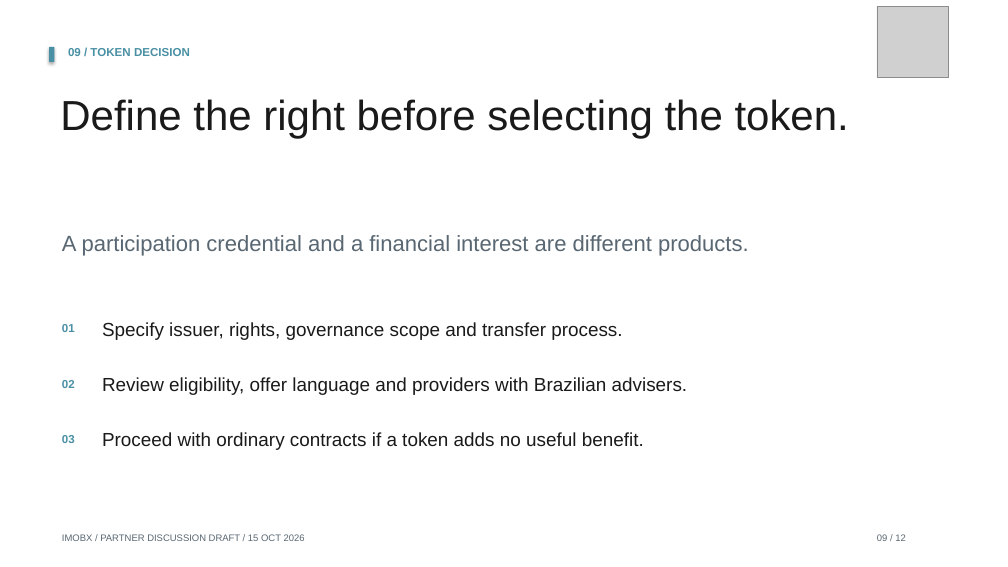
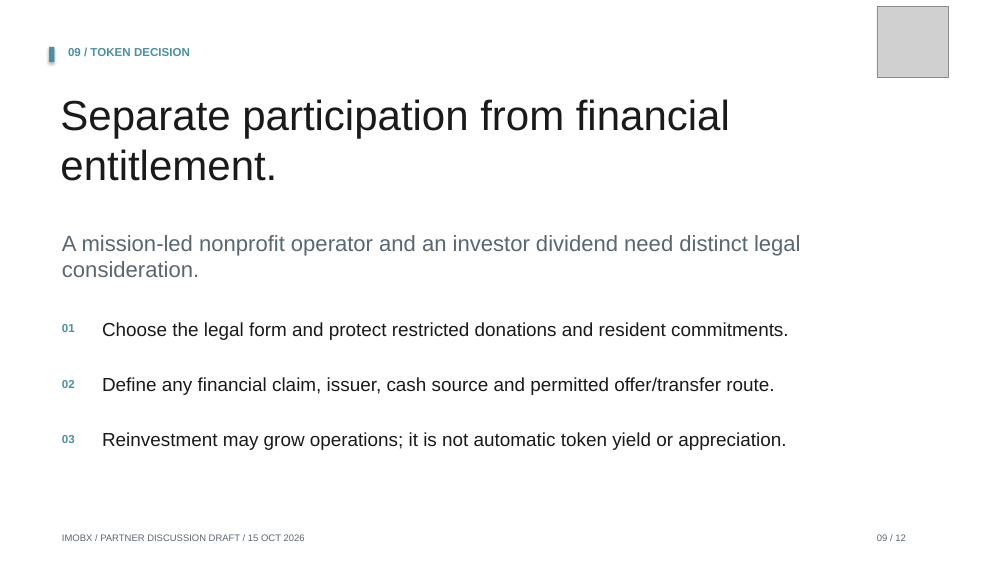
Before and after one commit to Siah-kin/imobx-website, a slide deck: slide 9 of pitchdeck.pptx. Drawn at 1008x567 pixels with LibreOffice and Linux fonts; fonts in the diff are those of the drawing; grey boxes stand for pictures. Boxes give left, top, right and bottom in pixels: in the first picture for what was removed or moved away, otherwise in the second. Text is boxed around its words. In the diff, an @@ line names an element or a change of style, - is before the commit and + after.

Commit message:
Explain IMOBX roadmap and governance; credit Rafael cost references

```diff
--- a/pitchdeck.pptx
+++ b/pitchdeck.pptx
@@ text at bbox=[60, 99, 730, 181]: text changed @@
-Define the right before selecting the token.
+Separate participation from financial entitlement.
@@ text at bbox=[62, 235, 801, 277]: text changed @@
-A participation credential and a financial interest are different products.
+A mission-led nonprofit operator and an investor dividend need distinct legal consideration.
@@ text at bbox=[102, 322, 789, 340]: text changed @@
-Specify issuer, rights, governance scope and transfer process.
+Choose the legal form and protect restricted donations and resident commitments.
@@ text at bbox=[102, 377, 774, 395]: text changed @@
-Review eligibility, offer language and providers with Brazilian advisers.
+Define any financial claim, issuer, cash source and permitted offer/transfer route.
@@ text at bbox=[102, 432, 786, 450]: text changed @@
-Proceed with ordinary contracts if a token adds no useful benefit.
+Reinvestment may grow operations; it is not automatic token yield or appreciation.
```
Also in this commit, not shown: 4 other slides changed, 25 other files.
